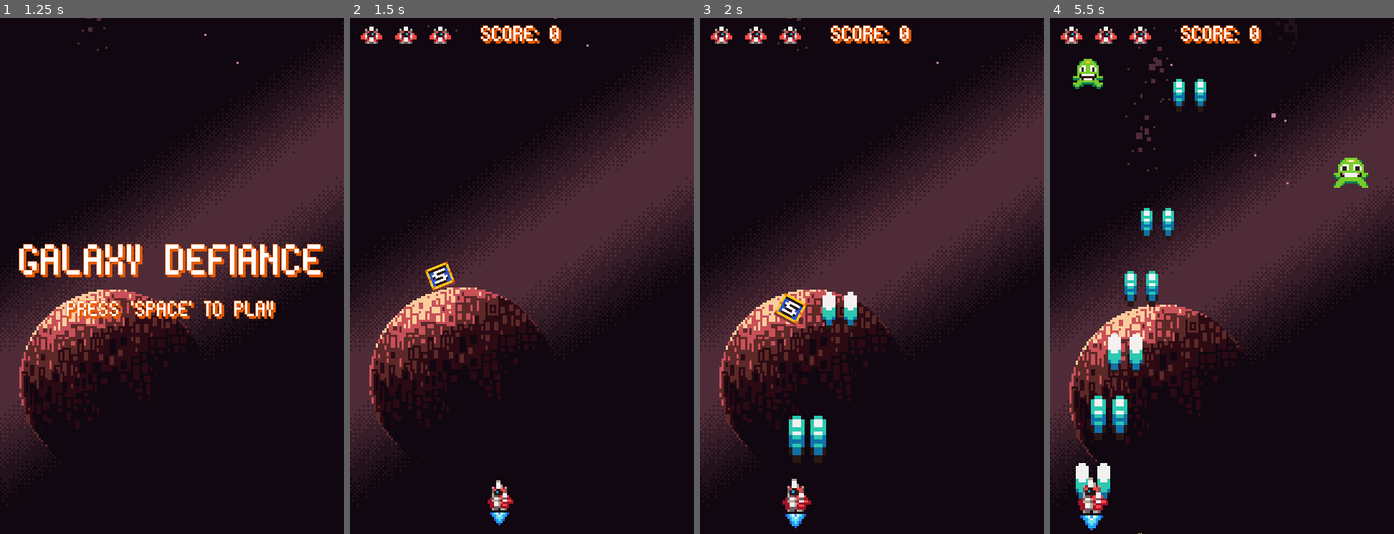
Above: before the commit, frames 1-4 (left to right).
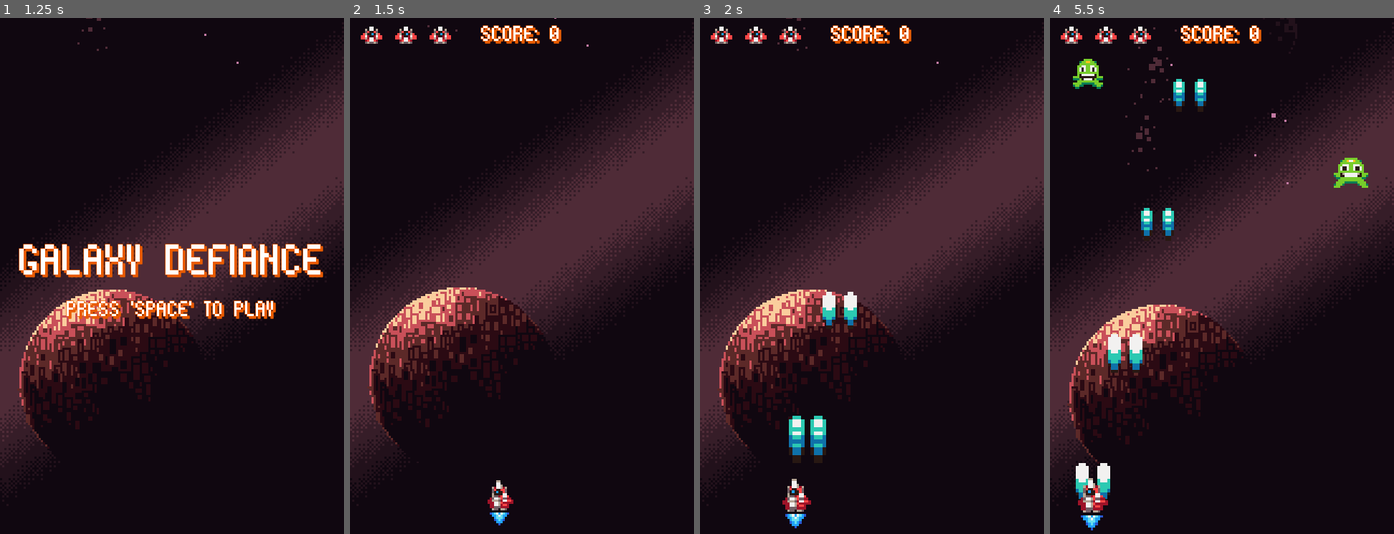
Above: after the commit, the same moments.

Repository: jordan95v/galaxy_defiance
Game: Godot game, scene res://scenes/ui/game_over_menu/game_over_menu.tscn
Two runs of this game, one before a commit and one after it. Both use one fixed random seed, a clock stepped at 60 frames per second and the inputs below. This scene is started directly instead of the project's main scene.
Inputs:
- Up to frame 1 (1.25 s): tap Space (space) at 0.5 s; hold D (bank_right) from 0.53 s (still down); hold Enter (enter) from 0.53 s (still down)
- Up to frame 2 (1.5 s): tap Space (space) at 1.25, 1.35 s; release D (bank_right) at 1.28 s; release Enter (enter) at 1.28 s; hold A (bank_left) from 1.28 s (still down)
- Up to frame 3 (2 s): keep holding A (bank_left)
- Up to frame 4 (5.5 s): release A (bank_left) at 2.03 s; hold Enter (enter) 2.03-2.78 s; hold D (bank_right) 2.03-3.53 s; tap Space (space) at 2.85, 4.35 s; hold Enter (enter) 3.53-4.28 s; hold A (bank_left) from 3.53 s (still down); hold Enter (enter) from 5.03 s (still down)

Frame 1 is identical in both runs. In frame 2, 0.3% of the frame differs, in the area x 21-31%, y 47-54%; in frame 3, 0.3%; in frame 4, 1.1%, in the area x 8-32%, y 49-100%.

Commit message:
Enemies can spawn bonus when they are destroyed.

Diff:
--- /dev/null
+++ b/scenes/components/drop_component/drop_component.gd
@@ -0,0 +1,22 @@
+extends Node
+
+@onready var spawn_component: SpawnComponent = $SpawnComponent
+@export var actor: Node2D
+@export var health_component: HealthComponent
+@export var bonus_scenes: Array[PackedScene]
+@export_range(0, 1) var pourcentage: float = 0.10
+
+
+func _ready() -> void:
+	health_component.no_health.connect(on_no_health)
+
+
+func on_no_health() -> void:
+	var bonus_layer: Node2D = get_tree().get_first_node_in_group("bonus_layer")
+	if not bonus_layer:
+		return
+	var random_number: float = randf()
+	if not actor or not health_component or bonus_scenes.is_empty() or pourcentage < random_number:
+		return
+	spawn_component.scene = bonus_scenes.pick_random()
+	spawn_component.spawn(actor.global_position, bonus_layer)
--- /dev/null
+++ b/scenes/components/drop_component/drop_component.tscn
@@ -0,0 +1,9 @@
+[gd_scene load_steps=3 format=3 uid="uid://b6w48rxednoop"]
+
+[ext_resource type="Script" path="res://scenes/components/drop_component/drop_component.gd" id="1_p02yf"]
+[ext_resource type="PackedScene" uid="uid://chfqqnuajer2b" path="res://scenes/components/spawn_component/spawn_component.tscn" id="2_1qeab"]
+
+[node name="DropComponent" type="Node"]
+script = ExtResource("1_p02yf")
+
+[node name="SpawnComponent" parent="." instance=ExtResource("2_1qeab")]
--- a/scenes/components/move_input_component/move_input_component.gd
+++ b/scenes/components/move_input_component/move_input_component.gd
@@ -3,6 +3,11 @@
 
 @export var move_component: MoveComponent
 @export var move_stats: MoveStats
+var base_move_speed: float
+
+
+func _ready() -> void:
+	base_move_speed = move_stats.speed
 
 
 func _input(_event: InputEvent) -> void:
@@ -13,7 +18,6 @@
 
 
 func upgrade_movement_speed(bonus: Bonus) -> void:
-	var base_speed: float = move_stats.speed
 	move_stats.speed += bonus.value
 	await get_tree().create_timer(bonus. duration).timeout
-	move_stats.speed = base_speed
+	move_stats.speed = base_move_speed
--- a/scenes/components/spawn_component/spawn_component.gd
+++ b/scenes/components/spawn_component/spawn_component.gd
@@ -8,5 +8,5 @@
 	if not scene:
 		return
 	var instance: Node2D = scene.instantiate()
-	parent.add_child(instance)
+	parent.call_deferred("add_child", instance)
 	instance.global_position = spawn_position
--- a/scenes/game_objects/bonus/basic_bonus.gd
+++ b/scenes/game_objects/bonus/basic_bonus.gd
@@ -1,3 +1,4 @@
+class_name BasicBonus
 extends Node2D
 
 @onready var pickup_area: Area2D = $PickupArea
--- a/scenes/game_objects/enemies/basic_enemy.tscn
+++ b/scenes/game_objects/enemies/basic_enemy.tscn
@@ -7,6 +7,7 @@
 [ext_resource type="PackedScene" uid="uid://calacfe7abcrh" path="res://scenes/components/health_component/health_component.tscn" id="5_1olh2"]
 [ext_resource type="Material" uid="uid://ctvdkbwqfq3nk" path="res://resources/effects/flash_material.tres" id="6_67cva"]
 [ext_resource type="PackedScene" uid="uid://loqivrm0drtr" path="res://scenes/components/destroyed_component/destroyed_component.tscn" id="6_o3p3s"]
+[ext_resource type="PackedScene" uid="uid://b6w48rxednoop" path="res://scenes/components/drop_component/drop_component.tscn" id="7_1kdo5"]
 [ext_resource type="PackedScene" uid="uid://b0ohk2o5l0lcp" path="res://scenes/components/hurtbox_component/hurtbox_component.tscn" id="7_r7j5w"]
 [ext_resource type="PackedScene" uid="uid://c5hw2nvofyp0w" path="res://scenes/components/hitbox_component/hitbox_component.tscn" id="8_53it0"]
 
@@ -73,6 +74,10 @@
 actor = NodePath("..")
 health_component = NodePath("../HealthComponent")
 
+[node name="DropComponent" parent="." node_paths=PackedStringArray("actor", "health_component") instance=ExtResource("7_1kdo5")]
+actor = NodePath("..")
+health_component = NodePath("../HealthComponent")
+
 [node name="VisibleOnScreenNotifier2D" type="VisibleOnScreenNotifier2D" parent="."]
 
 [node name="AnimatedSprite2D" type="AnimatedSprite2D" parent="."]
--- a/scenes/game_objects/enemies/green_enemy/green_enemy.tscn
+++ b/scenes/game_objects/enemies/green_enemy/green_enemy.tscn
@@ -1,6 +1,7 @@
-[gd_scene load_steps=14 format=3 uid="uid://qpl8dcagwouc"]
+[gd_scene load_steps=15 format=3 uid="uid://qpl8dcagwouc"]
 
 [ext_resource type="PackedScene" uid="uid://b4k0gmi0kq2da" path="res://scenes/game_objects/enemies/basic_enemy.tscn" id="1_t2vxv"]
+[ext_resource type="PackedScene" uid="uid://b3esntjcqkg7d" path="res://scenes/game_objects/bonus/speed_bonus.tscn" id="2_dqei4"]
 [ext_resource type="Shader" path="res://resources/effects/flash_shader.gdshader" id="2_r2l8i"]
 [ext_resource type="Texture2D" uid="uid://bnxyv8ol886eh" path="res://assets/enemies/green_enemy.png" id="2_tdedi"]
 
@@ -73,7 +74,10 @@
 
 [node name="GreenEnemy" instance=ExtResource("1_t2vxv")]
 
-[node name="AnimatedSprite2D" parent="." index="7"]
+[node name="DropComponent" parent="." index="6"]
+bonus_scenes = Array[PackedScene]([ExtResource("2_dqei4")])
+
+[node name="AnimatedSprite2D" parent="." index="8"]
 material = SubResource("ShaderMaterial_tjlyx")
 sprite_frames = SubResource("SpriteFrames_yimgd")
 animation = &"die"
--- a/scenes/game_objects/ship/ship.gd
+++ b/scenes/game_objects/ship/ship.gd
@@ -17,6 +17,7 @@
 @onready var hurtbox_component: HurtboxComponent = $HurtboxComponent
 @onready var left_cannon: Marker2D = $LeftCannon
 @onready var right_cannon: Marker2D = $RightCannon
+var base_fire_rate_timer_wait_time: float
 
 
 func _ready() -> void:
@@ -24,6 +25,7 @@
 	hurtbox_component.hurt.connect(on_hurt)
 	GameEvents.enemy_exited_screen.connect(on_enemy_exited_screen)
 	GameEvents.bonus_picked.connect(on_bonus_picked)
+	base_fire_rate_timer_wait_time = fire_rate_timer.wait_time
 
 
 func _process(_delta: float) -> void:
@@ -45,10 +47,9 @@
 
 
 func upgrade_fire_rate(bonus: Bonus) -> void:
-	var base_fire_rate_wait_time: float = fire_rate_timer.wait_time
 	fire_rate_timer.wait_time = fire_rate_timer.wait_time * (1 - bonus.value / 100)
 	await get_tree().create_timer(bonus.duration).timeout
-	fire_rate_timer.wait_time = base_fire_rate_wait_time
+	fire_rate_timer.wait_time = base_fire_rate_timer_wait_time
 
 
 func on_fire_rate_timer_timeout() -> void:
--- a/scenes/main/main.tscn
+++ b/scenes/main/main.tscn
@@ -6,7 +6,6 @@
 [ext_resource type="PackedScene" uid="uid://6okjpf8xs4hc" path="res://scenes/ui/game_over_menu/game_over_menu.tscn" id="2_7s5fa"]
 [ext_resource type="PackedScene" uid="uid://digchsganjtu" path="res://scenes/managers/enemy_manager/enemy_manager.tscn" id="2_hf1x8"]
 [ext_resource type="PackedScene" uid="uid://btkw6h1cx5ce" path="res://scenes/ui/score_ui/score_ui.tscn" id="7_e5xst"]
-[ext_resource type="PackedScene" uid="uid://b3esntjcqkg7d" path="res://scenes/game_objects/bonus/speed_bonus.tscn" id="7_eqqm1"]
 
 [node name="Main" type="Node2D"]
 script = ExtResource("1_vbwxv")
@@ -18,12 +17,11 @@
 
 [node name="EnemyManager" parent="." instance=ExtResource("2_hf1x8")]
 
+[node name="Bonus" type="Node2D" parent="." groups=["bonus_layer"]]
+
 [node name="Entities" type="Node2D" parent="." groups=["entities"]]
 
 [node name="Projectiles" type="Node2D" parent="." groups=["projectiles"]]
 
 [node name="Ship" parent="." instance=ExtResource("1_uolv7")]
 position = Vector2(80, 222)
-
-[node name="SpeedBonus" parent="." instance=ExtResource("7_eqqm1")]
-position = Vector2(42, 114)
Not shown: 1 places in scenes/game_objects/enemies/basic_enemy.tscn that only renumber resources
Not shown: 1 places in scenes/main/main.tscn that only renumber resources
